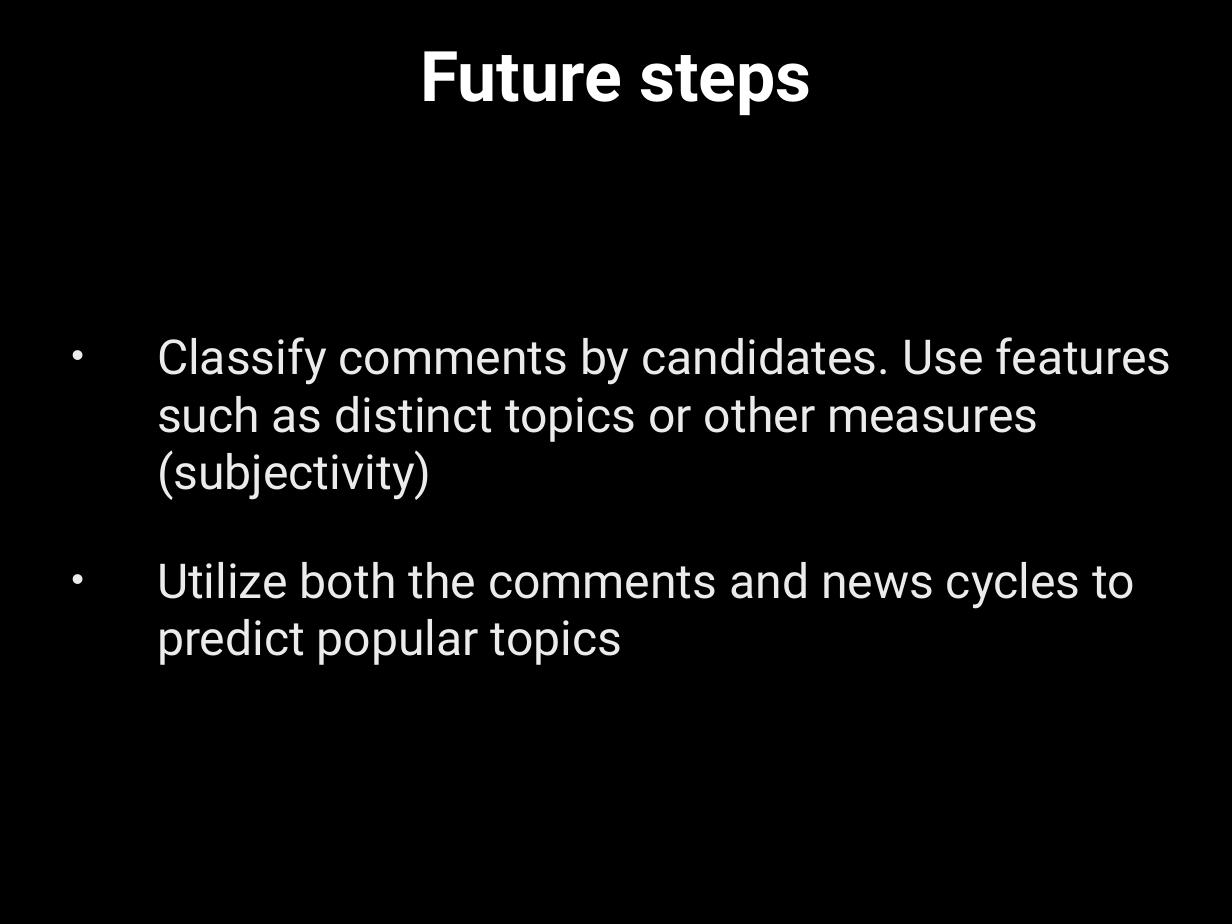
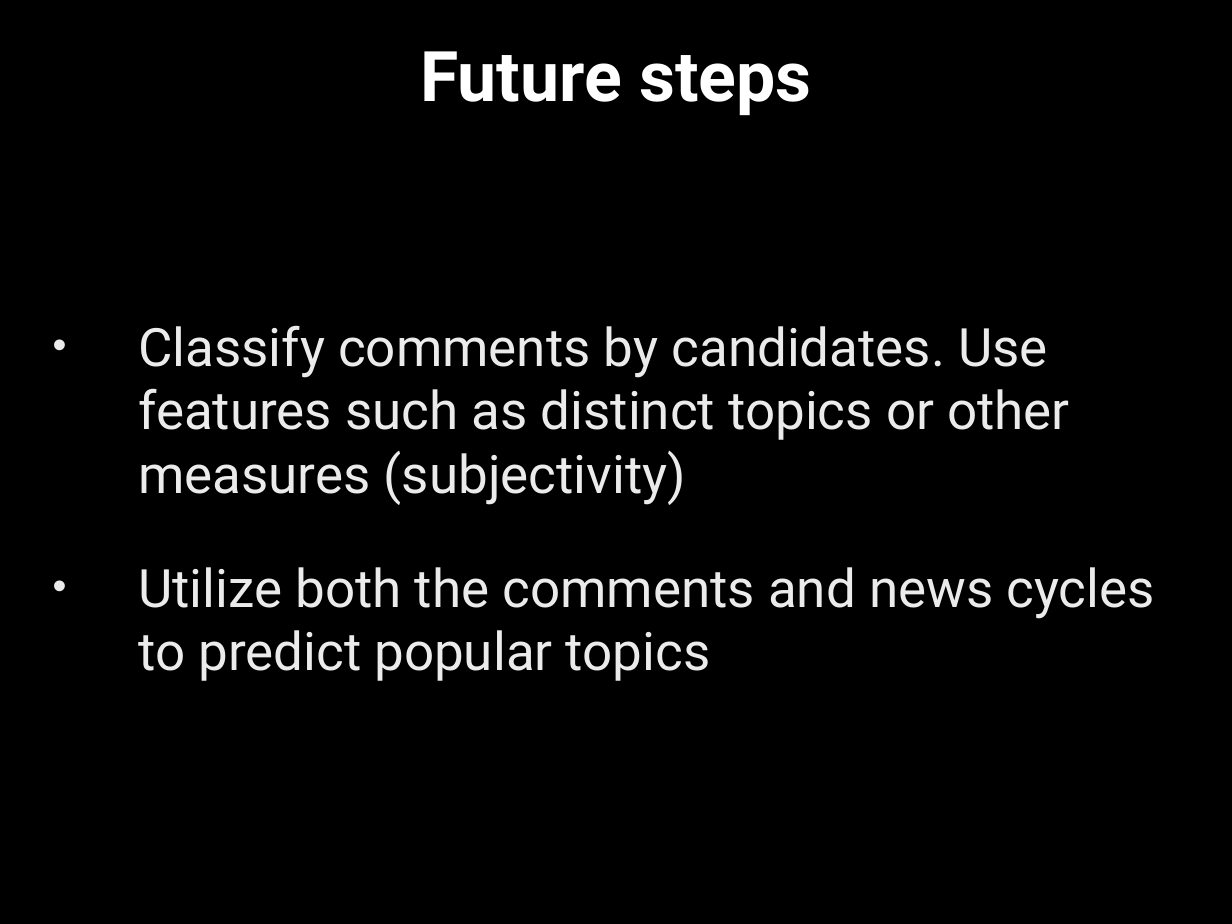
Before and after one commit to PeggyFan/Project, a slide deck: slide 11 of data/nyt_summarizer_10_09_1.pptx. Drawn at 1232x924 pixels with LibreOffice and Linux fonts; fonts in the diff are those of the drawing; background and template pictures are left out. Boxes give left, top, right and bottom in pixels: in the first picture for what was removed or moved away, otherwise in the second. Text is boxed around its words. In the diff, an @@ line names an element or a change of style, - is before the commit and + after.

```diff
--- a/data/nyt_summarizer_10_09_1.pptx
+++ b/data/nyt_summarizer_10_09_1.pptx
@@ text "Classify comments by candidates. Use ...": place and size @@
-text "Classify comments by candidates. Use ..." at (157,337,1171,665)
+text "Classify comments by candidates. Use ..." at (138,325,1154,681)
@@ text "Classify comments by candidates. Use ..." at (138,325,1154,681): size 40 to 44 pt @@
```
Also in this commit, not shown: 1 other slide changed, 3 other files.
